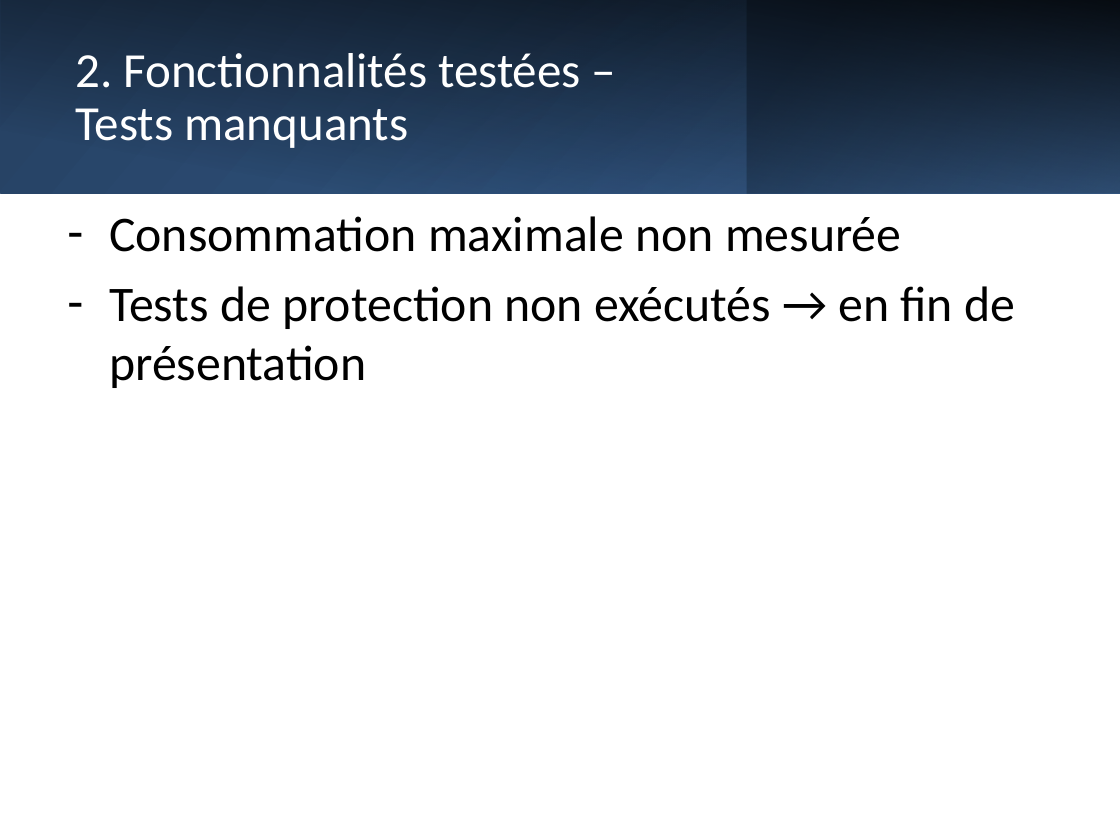
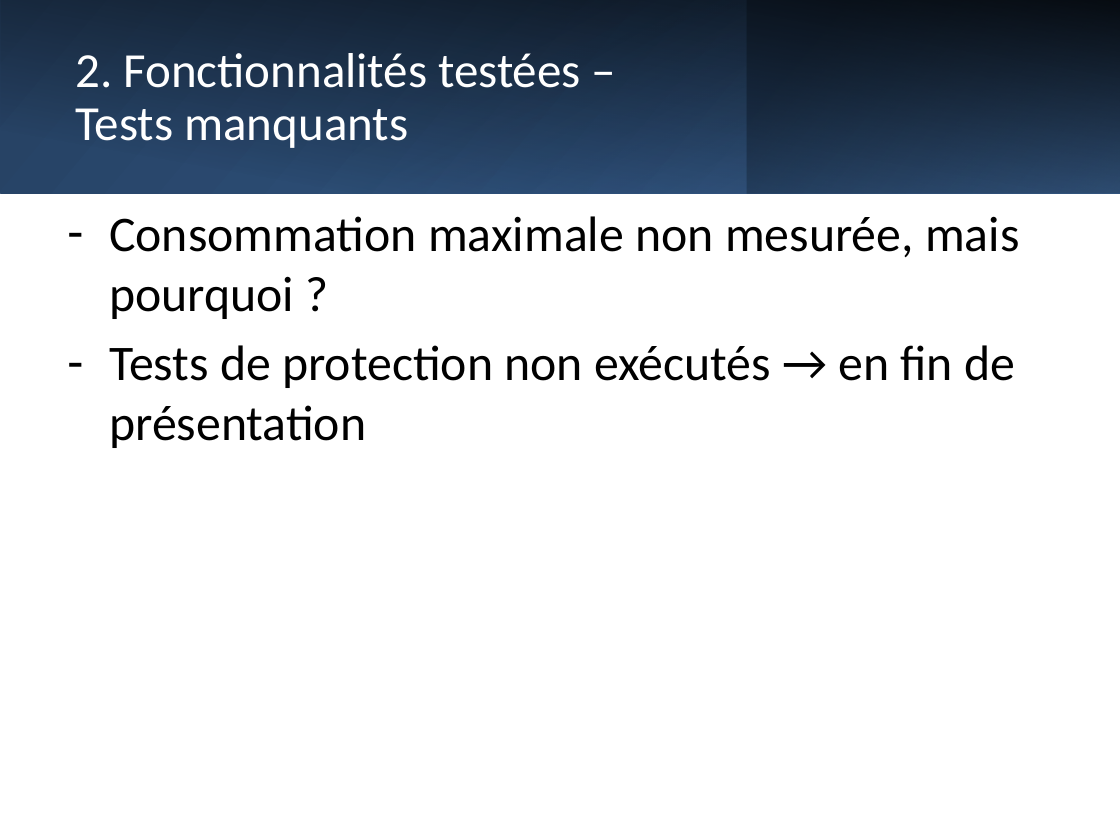
Before and after one commit to Sweedy3960/2414_SPB7_DOC, a slide deck: slide 12 of Doc/2414_Presentation.pptx. Drawn at 1120x840 pixels with LibreOffice and Linux fonts; fonts in the diff are those of the drawing. Boxes give left, top, right and bottom in pixels: in the first picture for what was removed or moved away, otherwise in the second. Text is boxed around its words. In the diff, an @@ line names an element or a change of style, - is before the commit and + after.

```diff
--- a/Doc/2414_Presentation.pptx
+++ b/Doc/2414_Presentation.pptx
@@ text at (x1=109, y1=216, x2=1019, y2=319): text changed @@
-– Consommation maximale non mesurée
+– Consommation maximale non mesurée, mais pourquoi ?
```
Also in this commit, not shown: 13 other slides changed, 2 slides added, 1 other file.
